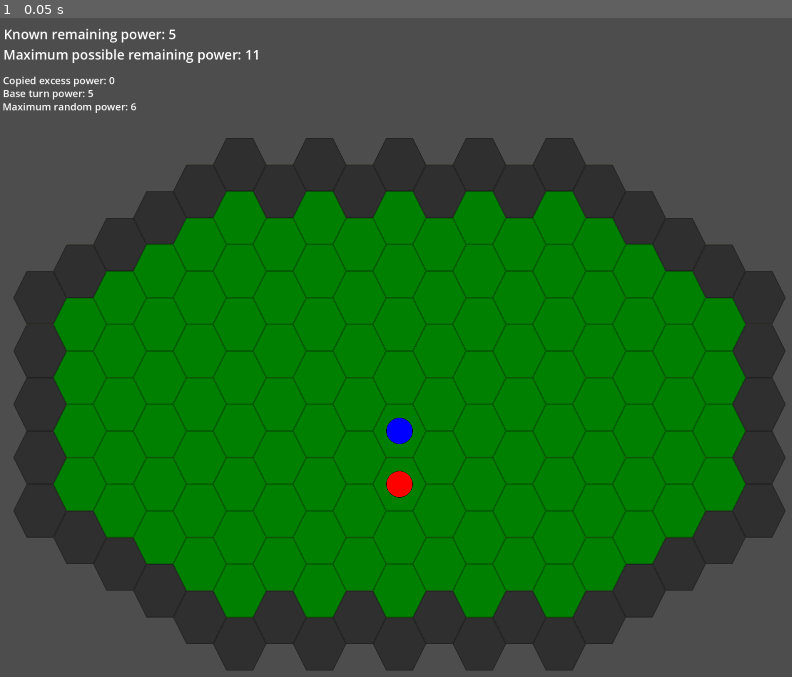
Above: before the commit, frame 1.
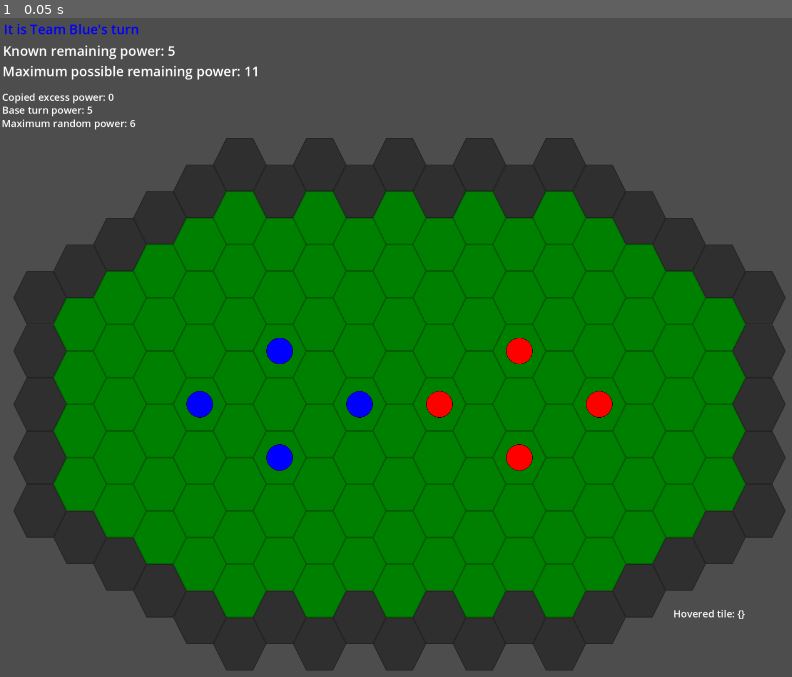
Above: after the commit, the same moment.

Repository: devencire/godot-conduit
Game: Godot game, scene res://scenes/world.tscn
Same seed, same stepped clock (60 frames per second), same inputs: the game is played once before the commit and once after it.
Inputs:
- Up to frame 1 (0.05 s): no input

The runs differ from the first frame. In frame 1, 2.4% of the frame differs, in the area x 0-95%, y 0-92%.

Commit message:
basic movement costs and turn sequence

Diff:
--- a/scenes/TurnStateUI.gd
+++ b/scenes/TurnStateUI.gd
@@ -1,11 +1,15 @@
 extends Node
 
 func _on_turn_state_changed(state: TurnState):
+	$TeamIndicator.text = "It is Team %s's turn" % Constants.team_name(state.active_team)
+	$TeamIndicator.label_settings.font_color = Constants.team_color(state.active_team)
+
 	$CopiedExcessPower.text = "Copied excess power: %s" % state.copied_excess_power
 	$BaseTurnPower.text = "Base turn power: %s" % state.base_turn_power
 	$MaximumRandomPower.text = "Maximum random power: %s" % Constants.MAX_EXCESS_POWER
 
-	$KnownRemainingPower.text = "Known remaining power: %s" % (
+	$KnownRemainingPower.text = "Known remaining power: %s" % maxi(
+		0,
 		state.copied_excess_power + state.base_turn_power - state.power_used
 	)
 	$MaximumRemainingPower.text = "Maximum possible remaining power: %s" % (
--- a/scenes/player.tscn
+++ b/scenes/player.tscn
@@ -14,7 +14,7 @@
 "speed": 5.0
 }]
 
-[node name="Player1" type="Node" groups=["players"]]
+[node name="Player" type="Node" groups=["players"]]
 script = ExtResource("1_4vrrm")
 
 [node name="Sprite" type="AnimatedSprite2D" parent="."]
--- a/scenes/selection_tile.tscn
+++ b/scenes/selection_tile.tscn
@@ -1,13 +1,13 @@
 [gd_scene load_steps=4 format=3 uid="uid://8r38rbtaivjs"]
 
-[ext_resource type="Texture2D" uid="uid://d3ibuql3pb48g" path="res://assets/blue_hex_outline.png" id="1_cwr6n"]
 [ext_resource type="Script" path="res://scripts/SelectionTile.gd" id="1_xiceb"]
+[ext_resource type="Texture2D" uid="uid://cam3m1mp28bqu" path="res://assets/white_hex_outline.png" id="2_wkbl7"]
 
 [sub_resource type="SpriteFrames" id="SpriteFrames_fsk1q"]
 animations = [{
 "frames": [{
 "duration": 1.0,
-"texture": ExtResource("1_cwr6n")
+"texture": ExtResource("2_wkbl7")
 }],
 "loop": true,
 "name": &"default",
--- a/scenes/turn_state_ui.tscn
+++ b/scenes/turn_state_ui.tscn
@@ -1,6 +1,9 @@
-[gd_scene load_steps=5 format=3 uid="uid://c04vm1q3ssoxd"]
+[gd_scene load_steps=6 format=3 uid="uid://c04vm1q3ssoxd"]
 
 [ext_resource type="Script" path="res://scenes/TurnStateUI.gd" id="1_nrhjs"]
+
+[sub_resource type="LabelSettings" id="LabelSettings_76cn4"]
+font_size = 32
 
 [sub_resource type="LabelSettings" id="LabelSettings_rs8d1"]
 font_size = 24
@@ -12,44 +15,64 @@
 font_size = 32
 
 [node name="TurnStateUI" type="Node2D"]
+position = Vector2(-1, 0)
 script = ExtResource("1_nrhjs")
 
+[node name="TeamIndicator" type="Label" parent="."]
+anchors_preset = -1
+anchor_left = -0.0190931
+anchor_top = -1.51111
+anchor_right = 0.112172
+anchor_bottom = -1.51111
+offset_left = 10.0
+offset_top = 4.0
+offset_right = 374.0
+offset_bottom = 49.0
+text = "It is Team {}'s turn"
+label_settings = SubResource("LabelSettings_76cn4")
+metadata/_edit_use_anchors_ = true
+
 [node name="CopiedExcessPower" type="Label" parent="."]
-offset_left = 8.0
-offset_top = 133.0
-offset_right = 372.0
-offset_bottom = 178.0
+offset_left = 6.0
+offset_top = 173.0
+offset_right = 370.0
+offset_bottom = 218.0
 text = "Copied excess power: {}"
 label_settings = SubResource("LabelSettings_rs8d1")
+metadata/_edit_use_anchors_ = true
 
 [node name="BaseTurnPower" type="Label" parent="."]
-offset_left = 8.0
-offset_top = 164.0
-offset_right = 372.0
-offset_bottom = 209.0
+offset_left = 6.0
+offset_top = 204.0
+offset_right = 370.0
+offset_bottom = 249.0
 text = "Base turn power: {}"
 label_settings = SubResource("LabelSettings_ajpyq")
+metadata/_edit_use_anchors_ = true
 
 [node name="MaximumRandomPower" type="Label" parent="."]
-offset_left = 7.0
-offset_top = 196.0
-offset_right = 371.0
-offset_bottom = 241.0
+offset_left = 5.0
+offset_top = 236.0
+offset_right = 369.0
+offset_bottom = 281.0
 text = "Maximum random power: {}"
 label_settings = SubResource("LabelSettings_ajpyq")
+metadata/_edit_use_anchors_ = true
 
 [node name="KnownRemainingPower" type="Label" parent="."]
-offset_left = 10.0
-offset_top = 16.0
-offset_right = 374.0
-offset_bottom = 61.0
+offset_left = 8.0
+offset_top = 56.0
+offset_right = 427.0
+offset_bottom = 101.0
 text = "Known remaining power: {}"
 label_settings = SubResource("LabelSettings_17700")
+metadata/_edit_use_anchors_ = true
 
 [node name="MaximumRemainingPower" type="Label" parent="."]
-offset_left = 9.0
-offset_top = 65.0
-offset_right = 428.0
-offset_bottom = 110.0
+offset_left = 7.0
+offset_top = 105.0
+offset_right = 478.0
+offset_bottom = 150.0
 text = "Maximum remaining power: {}"
 label_settings = SubResource("LabelSettings_17700")
+metadata/_edit_use_anchors_ = true
--- a/scenes/world.tscn
+++ b/scenes/world.tscn
@@ -1,11 +1,11 @@
-[gd_scene load_steps=10 format=3 uid="uid://d1t087k7mdxvb"]
+[gd_scene load_steps=11 format=3 uid="uid://d1t087k7mdxvb"]
 
 [ext_resource type="Script" path="res://world.gd" id="1_4avd2"]
 [ext_resource type="Texture2D" uid="uid://bu0j2ljbdu4jy" path="res://assets/kam_hero_tiles_2px_outline.png" id="1_7kdkn"]
 [ext_resource type="Script" path="res://scripts/TurnState.gd" id="2_7l4uc"]
 [ext_resource type="Script" path="res://scripts/ArenaTileMap.gd" id="3_rf75t"]
-[ext_resource type="PackedScene" uid="uid://d1g51gpcf38kc" path="res://scenes/player.tscn" id="4_w5wpr"]
 [ext_resource type="PackedScene" uid="uid://dvuatsyki3ehj" path="res://scenes/selection.tscn" id="5_0ab0n"]
+[ext_resource type="Script" path="res://scripts/DebugShowTileLabel.gd" id="7_23lak"]
 [ext_resource type="PackedScene" uid="uid://c04vm1q3ssoxd" path="res://scenes/turn_state_ui.tscn" id="7_p4op4"]
 
 [sub_resource type="TileSetAtlasSource" id="TileSetAtlasSource_s34qc"]
@@ -29,10 +29,14 @@
 tile_size = Vector2i(128, 128)
 sources/0 = SubResource("TileSetAtlasSource_s34qc")
 
+[sub_resource type="LabelSettings" id="LabelSettings_8os5q"]
+font_size = 24
+
 [node name="World" type="Node2D"]
 script = ExtResource("1_4avd2")
 
 [node name="TurnState" type="Node" parent="."]
+unique_name_in_owner = true
 script = ExtResource("2_7l4uc")
 
 [node name="ArenaTileMap" type="TileMap" parent="."]
@@ -49,12 +53,16 @@
 [node name="Selection" parent="ArenaTileMap" instance=ExtResource("5_0ab0n")]
 
 [node name="Players" type="Node" parent="ArenaTileMap"]
+unique_name_in_owner = true
 
-[node name="Player1" parent="ArenaTileMap/Players" instance=ExtResource("4_w5wpr")]
-
-[node name="Player2" parent="ArenaTileMap/Players" instance=ExtResource("4_w5wpr")]
-team = 1
-tile_position = Vector2i(1, 1)
+[node name="DebugShowTileLabel" type="Label" parent="ArenaTileMap"]
+offset_left = 722.0
+offset_top = 486.0
+offset_right = 895.0
+offset_bottom = 520.0
+text = "Hovered tile: {}"
+label_settings = SubResource("LabelSettings_8os5q")
+script = ExtResource("7_23lak")
 
 [node name="Camera" type="Camera2D" parent="."]
 unique_name_in_owner = true
@@ -64,3 +72,4 @@
 position = Vector2(-961, -800)
 
 [connection signal="changed" from="TurnState" to="Camera/TurnStateUI" method="_on_turn_state_changed"]
+[connection signal="child_order_changed" from="ArenaTileMap/Players" to="ArenaTileMap" method="_on_players_child_order_changed"]
--- a/scripts/ArenaTileMap.gd
+++ b/scripts/ArenaTileMap.gd
@@ -10,15 +10,12 @@
 func _ready():
 	astar = _build_astar()
 	update_obstacles()
-	print(astar.get_point_ids())
-	print(disabled_point_ids)
 
 func _build_astar() -> AStar2D:
 	var cells := get_used_cells(GROUND_LAYER)
 	var astar := AStar2D.new()
 	astar.reserve_space(cells.size())
 	for cell in cells:
-		print(cell, map_to_local(cell), _cell_to_astar_id(cell))
 		astar.add_point(_cell_to_astar_id(cell), map_to_local(cell))
 	for cell in cells:
 		var cell_id := _cell_to_astar_id(cell)
@@ -63,8 +60,14 @@
 		astar.set_point_disabled(disabled_point_id, false)
 	disabled_point_ids = []
 
-	var players := find_children("*", "Player")
+	if not $Players:
+		return
+	var players := $Players.get_children()
 	for player in players:
 		var astar_id := _cell_to_astar_id((player as Player).tile_position)
 		astar.set_point_disabled(astar_id, true)
 		disabled_point_ids.append(astar_id)
+
+
+func _on_players_child_order_changed():
+	update_obstacles()
--- a/scripts/Constants.gd
+++ b/scripts/Constants.gd
@@ -6,3 +6,18 @@
 
 const BASE_TURN_POWER := 5
 const MAX_EXCESS_POWER := 6
+
+static func team_name(team: Team) -> String:
+	if team == Constants.Team.ONE:
+		return 'Blue'
+	return 'Red'
+
+static func team_color(team: Team) -> String:
+	if team == Constants.Team.ONE:
+		return '#0000ff'
+	return '#ff0000'
+
+static func other_team(team: Team) -> Team:
+	if team == Team.ONE:
+		return Team.TWO
+	return Team.ONE
--- /dev/null
+++ b/scripts/DebugShowTileLabel.gd
@@ -0,0 +1,10 @@
+extends Label
+
+var arena_tilemap: ArenaTileMap
+
+func _ready():
+	arena_tilemap = get_parent()
+
+func _unhandled_input(event):
+	if event is InputEventMouseMotion:
+		text = 'Hovered tile: %s' % arena_tilemap.get_hovered_cell(event)
--- a/scripts/Player.gd
+++ b/scripts/Player.gd
@@ -16,10 +16,7 @@
 			arena_tilemap.update_obstacles()
 
 func _ready():
-	if team == Constants.Team.ONE:
-		$Sprite.modulate = '#0000ff'
-	else:
-		$Sprite.modulate = '#ff0000'
+	$Sprite.modulate = Constants.team_color(team)
 
 	arena_tilemap = find_parent('ArenaTileMap')
 	move_sprite_to_tile_position()
--- a/scripts/Selection.gd
+++ b/scripts/Selection.gd
@@ -4,6 +4,7 @@
 
 var arena_tilemap: ArenaTileMap
 @onready var selection_tile: SelectionTile = $SelectionTile
+@onready var turn_state: TurnState = %TurnState
 
 var selected_player: Player
 var hovered_cell: Vector2i
@@ -12,7 +13,7 @@
 var path_preview: Node
 
 func _ready():
-	arena_tilemap = find_parent('ArenaTileMap')
+	arena_tilemap = find_parent('ArenaTileMap') as ArenaTileMap
 
 func _unhandled_input(event):
 	if event is InputEventMouseMotion:
@@ -32,24 +33,25 @@
 			clear_path_preview()
 
 	if event is InputEventMouseButton:
+		if not event.pressed:
+			return
 		var clicked_cell := arena_tilemap.get_hovered_cell(event)
 		var players := get_tree().get_nodes_in_group('players')
 		for player in players:
 			if player is Player:
-				if player.team == Constants.CONTROLLED_TEAM and player.tile_position == clicked_cell:
+				if player.team == turn_state.active_team and player.tile_position == clicked_cell:
 					select_player(player)
 					return
 
 		if selected_player:
-			move_selected_player(clicked_cell)
-			clear_path_preview()
+			try_move_selected_player(clicked_cell)
 
 func update_path_preview(cell_path: Array[Vector2i]):
 	# TODO retain and re-use the preview tiles for performance?
 	clear_path_preview()
 	path_preview = Node.new()
 	for cell in cell_path:
-		var preview_tile := path_preview_tile_scene.instantiate()
+		var preview_tile = path_preview_tile_scene.instantiate()
 		preview_tile.position = arena_tilemap.map_to_local(cell)
 		path_preview.add_child(preview_tile)
 	add_child(path_preview)
@@ -62,21 +64,32 @@
 func select_player(player: Player):
 	if player == selected_player:
 		return # already selected, nothing to do
-	if selected_player:
-		selected_player.on_deselect()
+	deselect_player()
 	selected_player = player
 	selected_player.on_select()
+	update_selection_tile()
+
+func deselect_player():
+	if not selected_player:
+		return
+	selected_player.on_deselect()
+	selected_player = null
 	clear_path_preview()
 	update_selection_tile()
 
 func update_selection_tile():
 	selection_tile.visible = selected_player != null
+	selection_tile.team = turn_state.active_team
 	if selected_player:
 		selection_tile.position = arena_tilemap.map_to_local(selected_player.tile_position)
 
-func move_selected_player(destination_cell: Vector2i):
+func try_move_selected_player(destination_cell: Vector2i):
 	var cell_path := arena_tilemap.get_cell_path(selected_player.tile_position, destination_cell)
 	if cell_path.size() == 0:
 		return # there is no valid path
-	selected_player.tile_position = destination_cell
+	if not %TurnState.try_spend_power(1):
+		deselect_player()
+		return # couldn't afford it, turn has ended
+	selected_player.tile_position = cell_path[0]
 	update_selection_tile()
+	update_path_preview(cell_path.slice(1))
--- a/scripts/SelectionTile.gd
+++ b/scripts/SelectionTile.gd
@@ -1,3 +1,14 @@
 class_name SelectionTile
 
 extends Node2D
+
+@export var team: Constants.Team:
+	set(new_team):
+		team = new_team
+		update_color()
+
+func _ready():
+	pass
+
+func update_color():
+	$Sprite.modulate = Constants.team_color(team)
--- a/scripts/TurnState.gd
+++ b/scripts/TurnState.gd
@@ -11,9 +11,7 @@
 @export var copied_excess_power: int
 @export var base_turn_power: int
 
-func _ready():
-	start_turn(Constants.Team.ONE)
-
+## Starts a new turn for the given `team`.
 func start_turn(team: Constants.Team) -> void:
 	active_team = team
 
@@ -27,5 +25,17 @@
 	var secret_available_excess_power := randi_range(0, Constants.MAX_EXCESS_POWER)
 
 	total_available_power = copied_excess_power + base_turn_power + secret_available_excess_power
+	power_used = 0
 
 	changed.emit(self)
+
+## Spends the `amount` of power and returns `true`,
+## or if there's not enough power, starts the opposing team's turn and returns `false`.
+func try_spend_power(amount: int) -> bool:
+	if power_used + amount > total_available_power:
+		start_turn(Constants.other_team(active_team))
+		return false
+	else:
+		power_used += amount
+		changed.emit(self)
+		return true
--- a/world.gd
+++ b/world.gd
@@ -1,11 +1,23 @@
 extends Node2D
 
+const player_scene := preload("res://scenes/player.tscn")
 
 # Called when the node enters the scene tree for the first time.
 func _ready():
-	pass
+	add_player(Constants.Team.ONE, Vector2i(-3, 2))
+	add_player(Constants.Team.ONE, Vector2i(-3, 0))
+	add_player(Constants.Team.ONE, Vector2i(-1, 2))
+	add_player(Constants.Team.ONE, Vector2i(-1, 0))
 
+	add_player(Constants.Team.TWO, Vector2i(0, -1))
+	add_player(Constants.Team.TWO, Vector2i(0, -3))
+	add_player(Constants.Team.TWO, Vector2i(2, -1))
+	add_player(Constants.Team.TWO, Vector2i(2, -3))
 
-# Called every frame. 'delta' is the elapsed time since the previous frame.
-func _process(delta):
-	pass
+	$TurnState.start_turn(Constants.Team.ONE)
+
+func add_player(team: Constants.Team, tile_position: Vector2i):
+	var player := player_scene.instantiate()
+	player.team = team
+	player.tile_position = tile_position
+	%Players.add_child(player)
